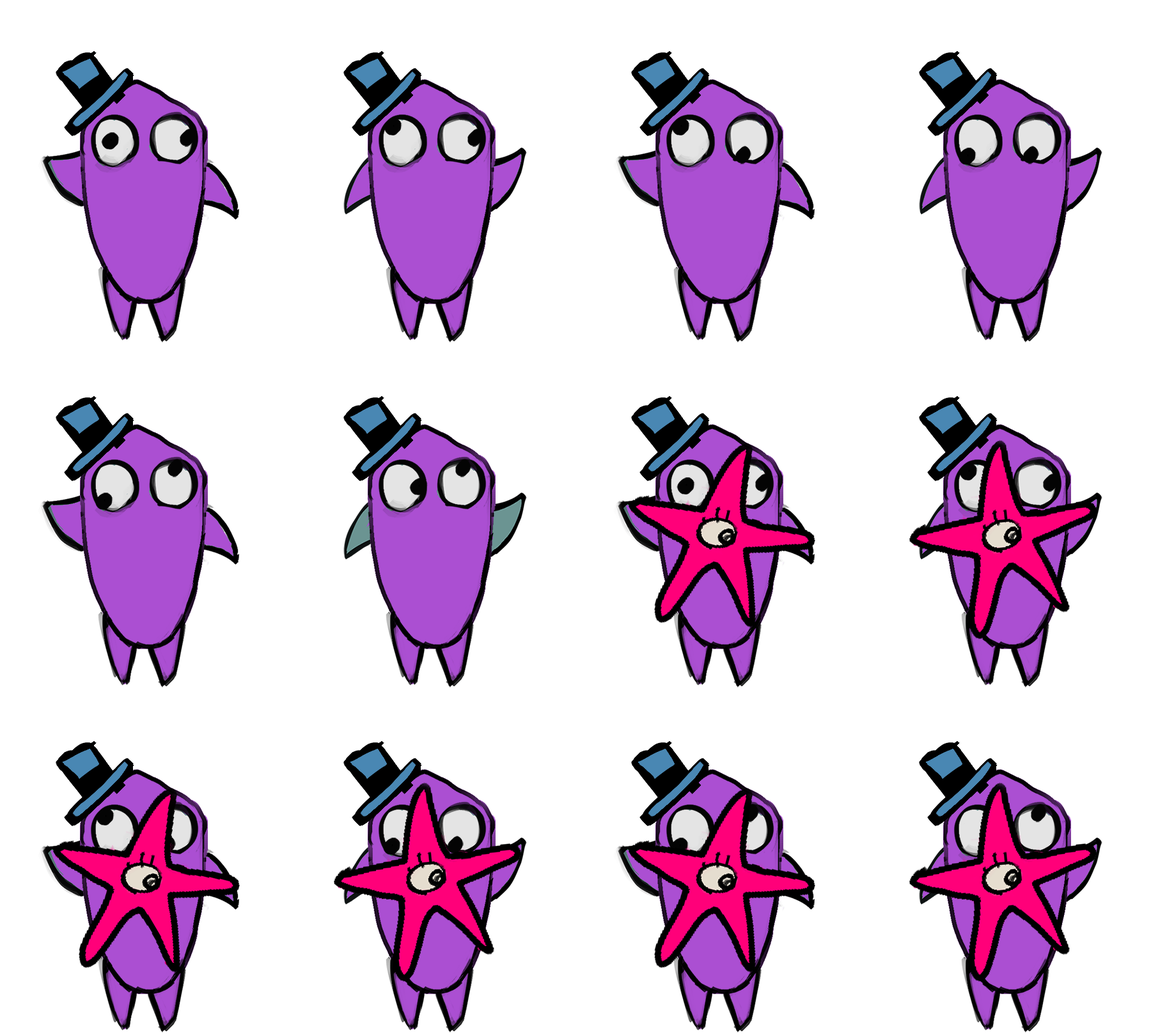
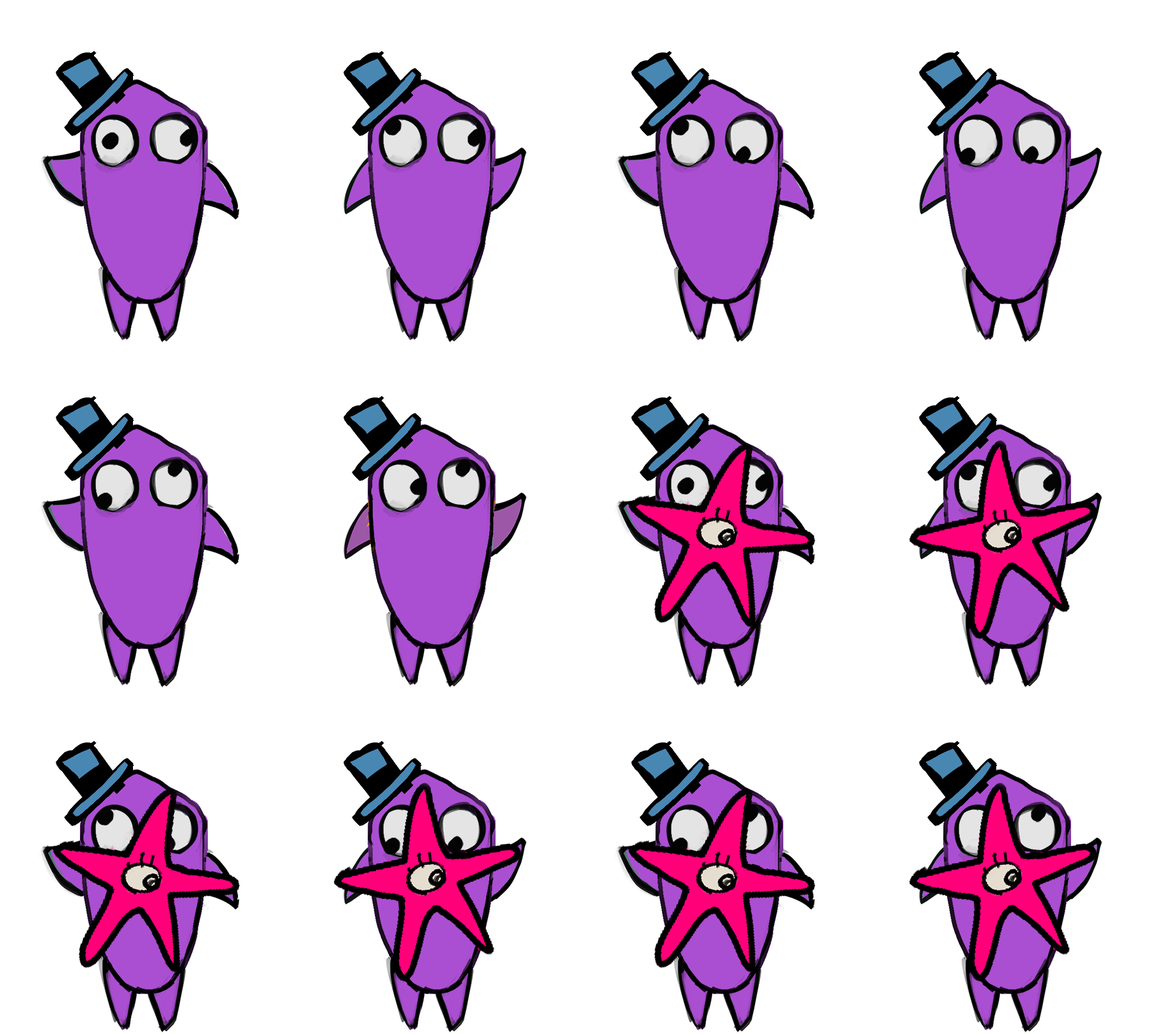
Layers edited between the first and the second 1151×1035 image:
painted on "Layer 6" over box(343, 481, 522, 560)
